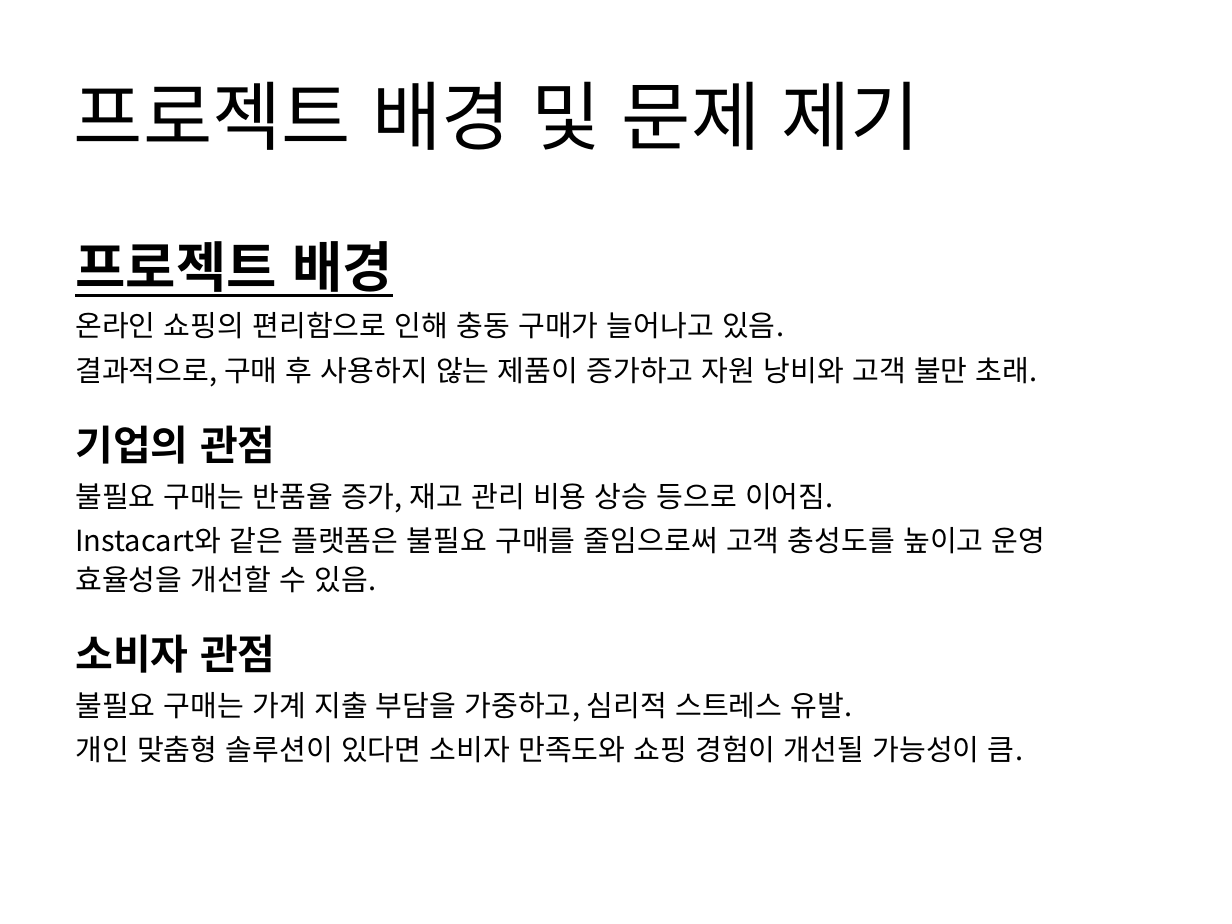
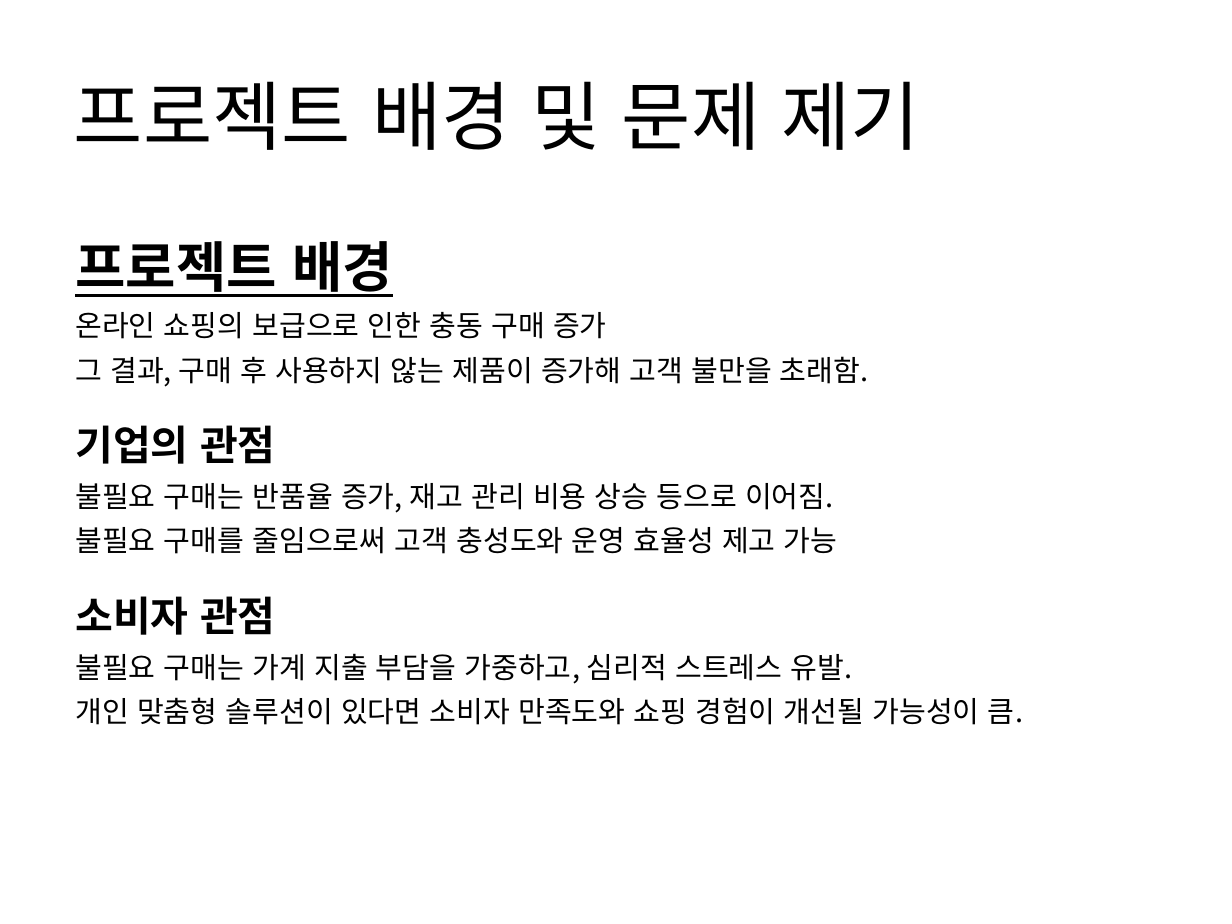
Before and after one commit to WasVelinn/1stPerSonalProjecT, a slide deck: slide 2 of 프레젠테이션1.pptx. Drawn at 1232x924 pixels with LibreOffice and Linux fonts; fonts in the diff are those of the drawing. Boxes give left, top, right and bottom in pixels: in the first picture for what was removed or moved away, otherwise in the second. Text is boxed around its words. In the diff, an @@ line names an element or a change of style, - is before the commit and + after.

```diff
--- a/프레젠테이션1.pptx
+++ b/프레젠테이션1.pptx
@@ text at (75, 312, 869, 387): text changed @@
-온라인 쇼핑의 편리함으로 인해 충동 구매가 늘어나고 있음.
-결과적으로, 구매 후 사용하지 않는 제품이 증가하고 자원 낭비와 고객 불만 초래.
+온라인 쇼핑의 보급으로 인한 충동 구매 증가
+그 결과, 구매 후 사용하지 않는 제품이 증가해 고객 불만을 초래함.
@@ text at (75, 527, 838, 554): text changed @@
-Instacart와 같은 플랫폼은 불필요 구매를 줄임으로써 고객 충성도를 높이고 운영 효율성을 개선할 수 있음.
+불필요 구매를 줄임으로써 고객 충성도와 운영 효율성 제고 가능
```
Also in this commit, not shown: 8 other slides changed, 4 slides added, 19 other files.
